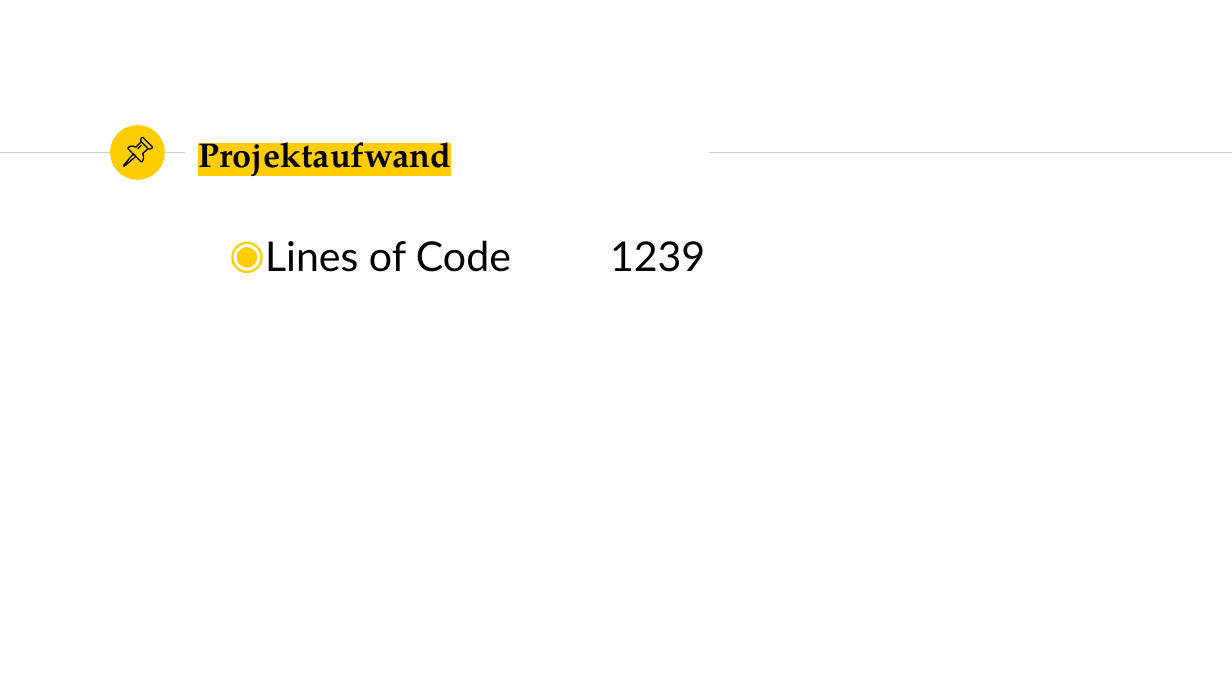
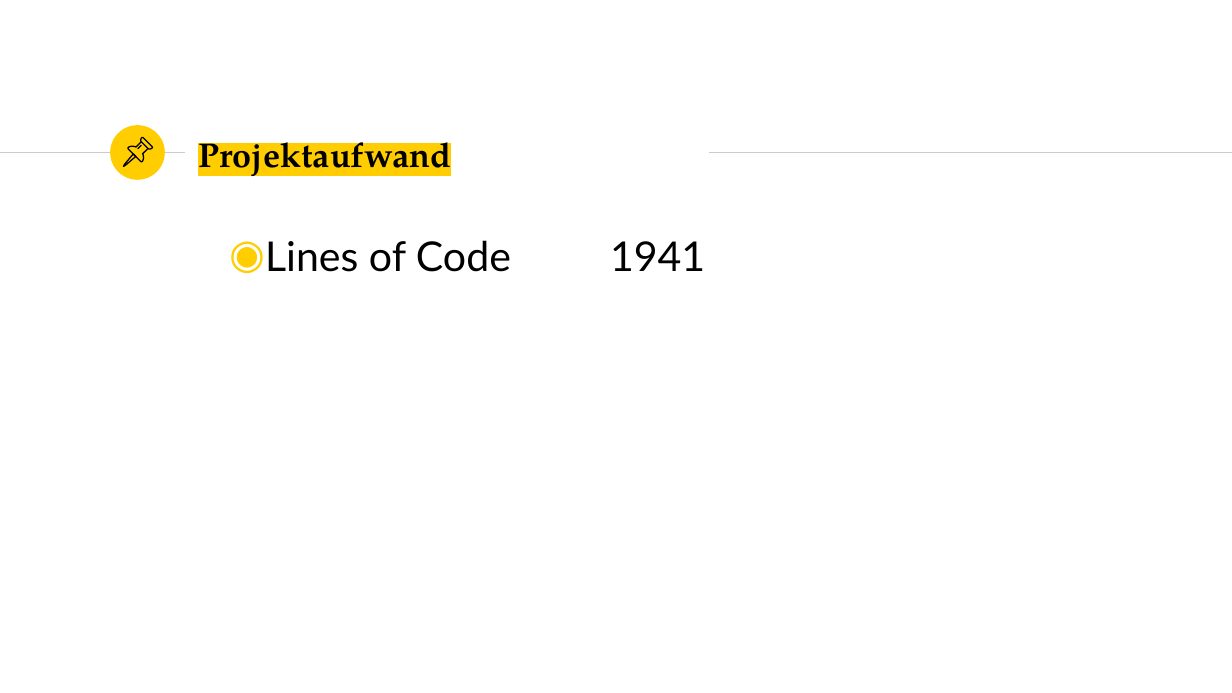
Before and after one commit to marcelherd/OOT-Projekt, a slide deck: slide 4 of Presentation/Presentation.pptx. Drawn at 1232x693 pixels with LibreOffice and Linux fonts; fonts in the diff are those of the drawing. Boxes give left, top, right and bottom in pixels: in the first picture for what was removed or moved away, otherwise in the second. Text is boxed around its words. In the diff, an @@ line names an element or a change of style, - is before the commit and + after.

```diff
--- a/Presentation/Presentation.pptx
+++ b/Presentation/Presentation.pptx
@@ text at [265, 240, 705, 272]: text changed @@
-◉ Lines of Code 1239
+◉ Lines of Code 1941
```
Also in this commit, not shown: 3 other slides changed.
